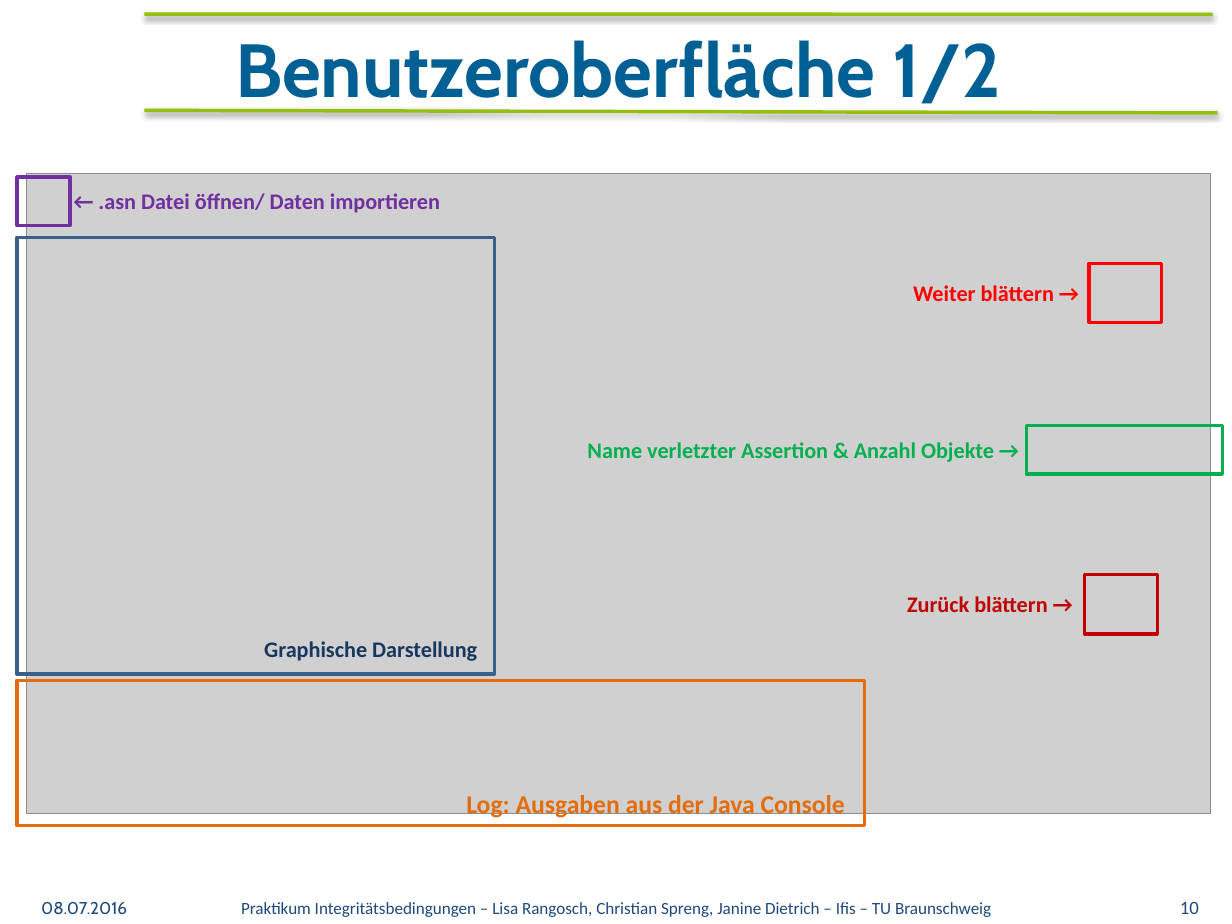
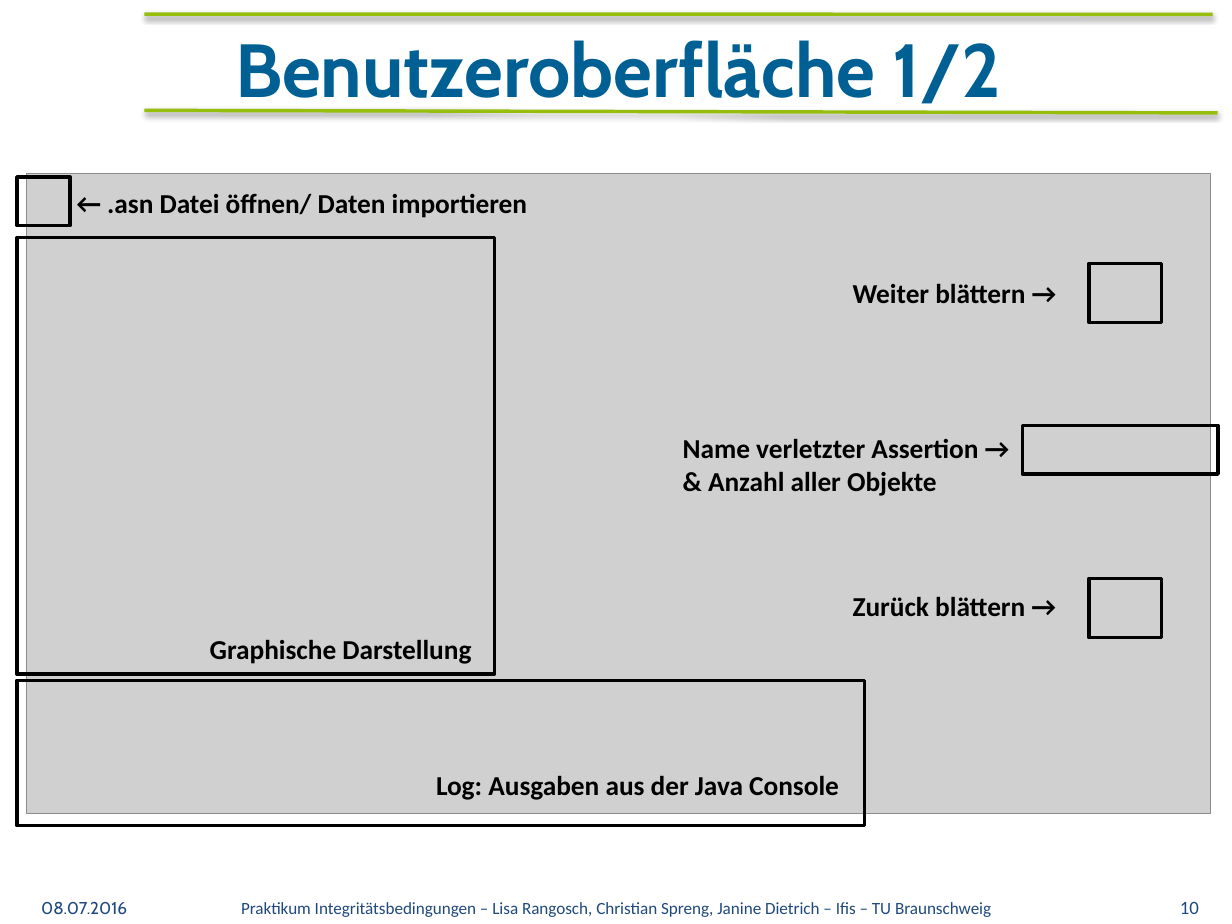
Before and after one commit to overfly42/db-lab, a slide deck: slide 10 of Präsentation/Präsentation_IC 2.pptx. Drawn at 1232x924 pixels with LibreOffice and Linux fonts; fonts in the diff are those of the drawing; grey boxes stand for pictures; background and template pictures are left out. Boxes give left, top, right and bottom in pixels: in the first picture for what was removed or moved away, otherwise in the second. Text is boxed around its words. In the diff, an @@ line names an element or a change of style, - is before the commit and + after.

Commit message:
Präsentation final

```diff
--- a/Präsentation/Präsentation_IC 2.pptx
+++ b/Präsentation/Präsentation_IC 2.pptx
@@ rectangle at bbox=[17, 177, 70, 225]: outline #7030A0 2 pt to #000000 2 pt @@
@@ text "← .asn Datei öffnen/ Daten ..." at bbox=[107, 194, 527, 218]: size 13 to 16 pt, text colour #7030A0 to #000000 @@
@@ rectangle at bbox=[17, 238, 495, 674]: outline #3A5F8C 2 pt to #000000 2 pt @@
@@ rectangle at bbox=[1089, 264, 1162, 323]: outline #FF0000 2 pt to #000000 2 pt @@
@@ text "Weiter blättern →": place and size @@
-text "Weiter blättern →" at bbox=[913, 285, 1054, 301]
+text "Weiter blättern →" at bbox=[853, 284, 1025, 303]
@@ text "Weiter blättern →" at bbox=[853, 284, 1025, 303]: size 13 to 16 pt, text colour #FF0000 to #000000 @@
@@ text at bbox=[683, 439, 978, 496]: text changed; size 13 to 16 pt; text colour #00B050 to #000000 @@
-Name verletzter Assertion & Anzahl Objekte →
+Name verletzter Assertion →
+& Anzahl aller Objekte
@@ rectangle: place and size @@
-rectangle at bbox=[1026, 425, 1222, 473]
+rectangle at bbox=[1023, 425, 1218, 473]
@@ rectangle at bbox=[1023, 425, 1218, 473]: outline #00B050 2 pt to #000000 2 pt @@
@@ text "Zurück blättern →": place and size @@
-text "Zurück blättern →" at bbox=[907, 596, 1047, 612]
+text "Zurück blättern →" at bbox=[853, 597, 1025, 616]
@@ text "Zurück blättern →" at bbox=[853, 597, 1025, 616]: size 13 to 16 pt, text colour #C00000 to #000000 @@
@@ rectangle: place and size @@
-rectangle at bbox=[1084, 575, 1157, 634]
+rectangle at bbox=[1089, 579, 1162, 638]
@@ rectangle at bbox=[1089, 579, 1162, 638]: outline #C00000 2 pt to #000000 2 pt @@
@@ text "Graphische Darstellung": place and size @@
-text "Graphische Darstellung" at bbox=[264, 641, 477, 661]
+text "Graphische Darstellung" at bbox=[210, 640, 471, 664]
@@ text "Graphische Darstellung" at bbox=[210, 640, 471, 664]: size 13 to 16 pt, text colour #17375E to #000000 @@
@@ rectangle at bbox=[17, 680, 865, 825]: outline #E46C0A 2 pt to #000000 2 pt @@
@@ text "Log: Ausgaben aus der Java ...": place and size @@
-text "Log: Ausgaben aus der Java ..." at bbox=[466, 795, 845, 820]
+text "Log: Ausgaben aus der Java ..." at bbox=[436, 776, 839, 800]
@@ text "Log: Ausgaben aus der Java ..." at bbox=[436, 776, 839, 800]: size 15 to 16 pt, text colour #E46C0A to #000000 @@
```
Also in this commit, not shown: 3 other slides changed, 1 other file.
